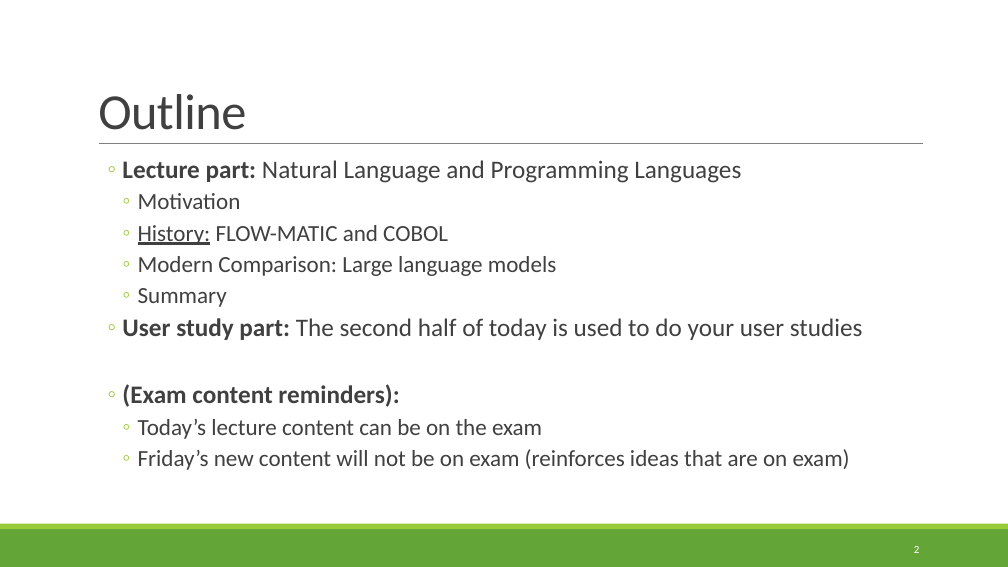
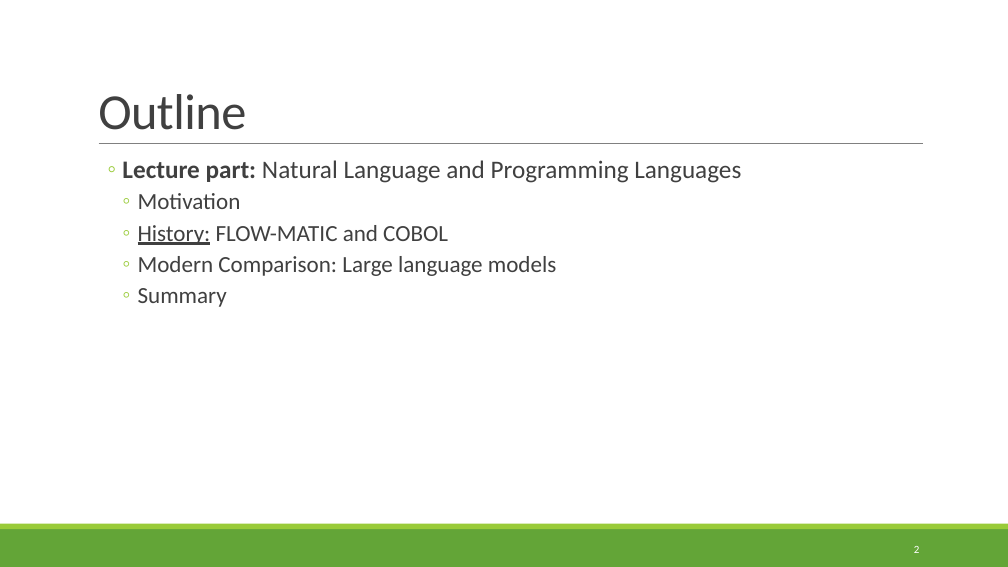
Before and after one commit to rbohrer/pl-course, a slide deck: slide 2 of LectureSlides/11NaturalLanguage.pptx. Drawn at 1008x567 pixels with LibreOffice and Linux fonts; fonts in the diff are those of the drawing. Boxes give left, top, right and bottom in pixels: in the first picture for what was removed or moved away, otherwise in the second. Text is boxed around its words. In the diff, an @@ line names an element or a change of style, - is before the commit and + after.

```diff
--- a/LectureSlides/11NaturalLanguage.pptx
+++ b/LectureSlides/11NaturalLanguage.pptx
@@ text at (122,318,863,470): paragraphs removed @@
-  ◦ User study part: The second half of today is used to do your user studies
-  ◦ (Exam content reminders):
-    ◦ Today’s lecture content can be on the exam
-    ◦ Friday’s new content will not be on exam (reinforces ideas that are on exam)
```
Also in this commit, not shown: 1 slide removed.
